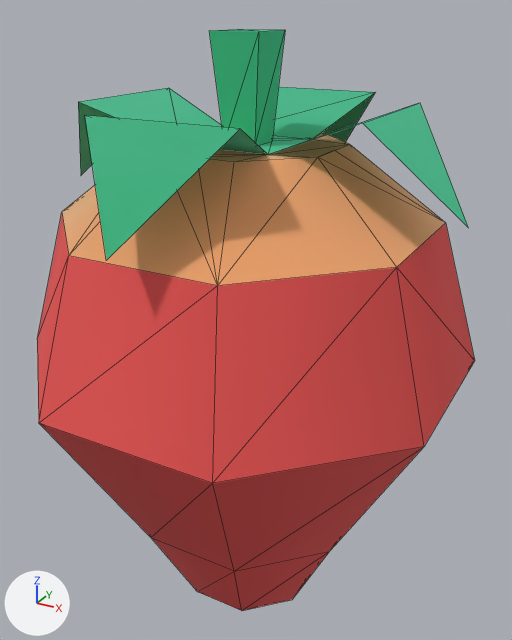
The glTF model public/assets/models/food/strawberry.GLB as it was, and as the next commit left it.
Both versions are drawn from a camera (50 mm lens) standing at (0.0924, -0.1638, 0.1819) and looking at (-0.0002, 0.0045, 0.0977). Lighting does not change. The marker at lower left points along +X, +Y and +Z. Mesh edges are drawn as thin lines.

Names of what the first picture shows: 'strawberry'.
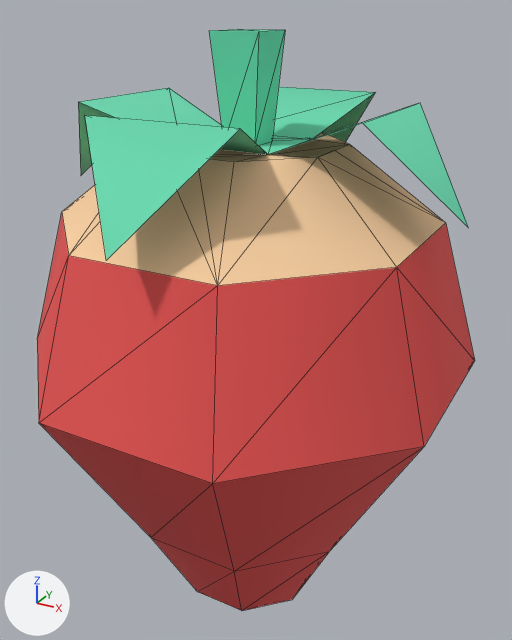
The newer file is also turned or shifted as a whole; pictures and numbers use the older file's frame.

Boxes (x1, y1, x2, y2) around the edits, measured in the pictures (512 x 640 px):
'strawberry', recoloured
    both: (61, 29, 468, 487)

The change, as a diff of the scene's bpy script:
```diff
--- a/public/assets/models/food/strawberry.GLB.py
+++ b/public/assets/models/food/strawberry.GLB.py
@@ mat_green_173 @@
+mat_green_173 = principled_material('green.173')
+mat_green_173.base_color = (0.145, 0.708, 0.443)  # green #6adbb2
+mat_green_173.roughness = 1.0
@@ mat_brownlight_249 @@
+mat_brownlight_249 = principled_material('brownLight.249')
+mat_brownlight_249.base_color = (0.979, 0.643, 0.367)  # beige #fdd2a3
+mat_brownlight_249.roughness = 1.0
@@ me_mesh_strawberry_001 @@
 me_mesh_strawberry_001.from_pydata(...)  # 76 vertices, 136 faces; spans x -0.06..0.06, y -0.06..0.06, z 0.0..0.177
 me_mesh_strawberry_001.materials.append(mat_red_082)
-me_mesh_strawberry_001.materials.append(mat_green_129)  # green #6adbb2
-me_mesh_strawberry_001.materials.append(mat_brownlight_181)  # beige #fdd2a3
+me_mesh_strawberry_001.materials.append(mat_green_173)  # green #6adbb2
+me_mesh_strawberry_001.materials.append(mat_brownlight_249)  # beige #fdd2a3
```
